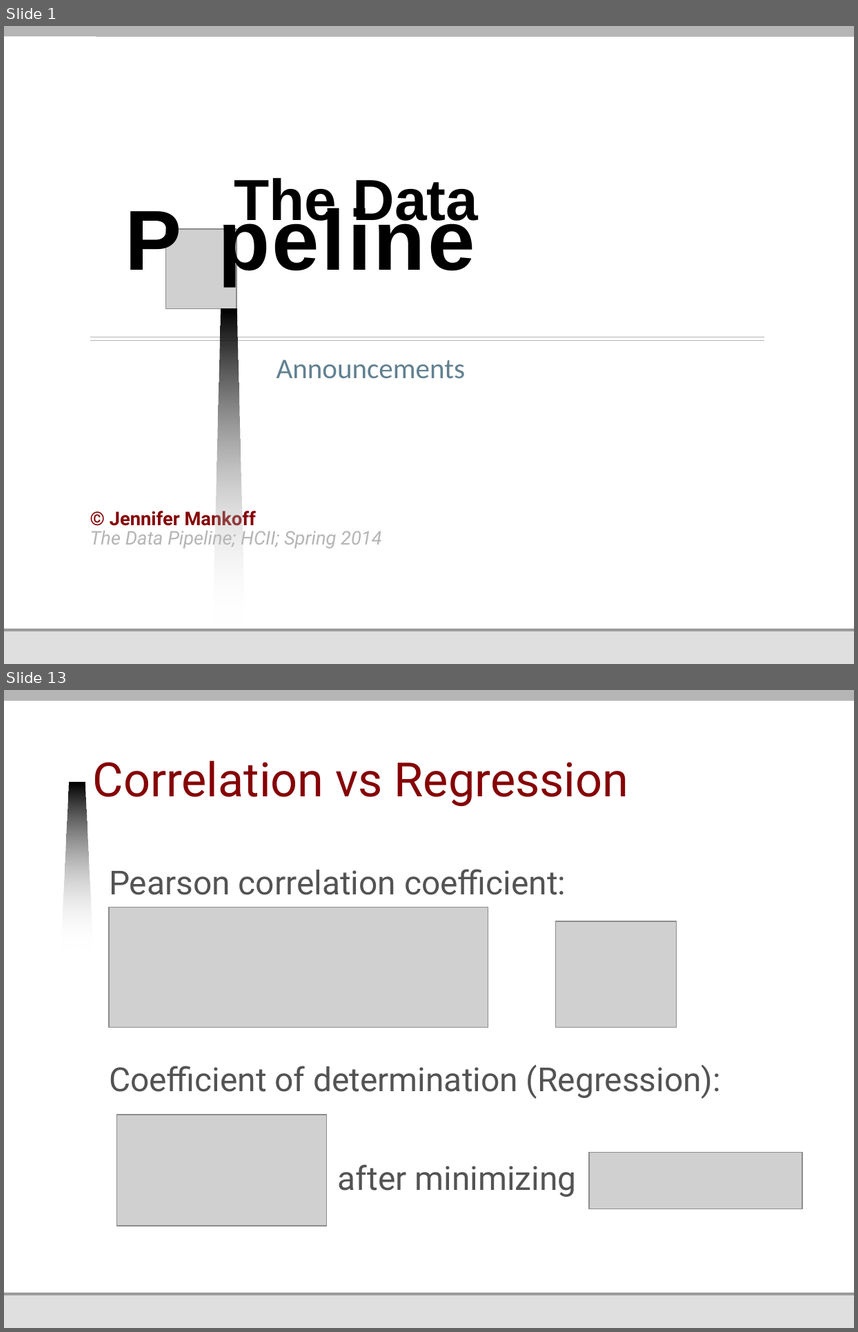
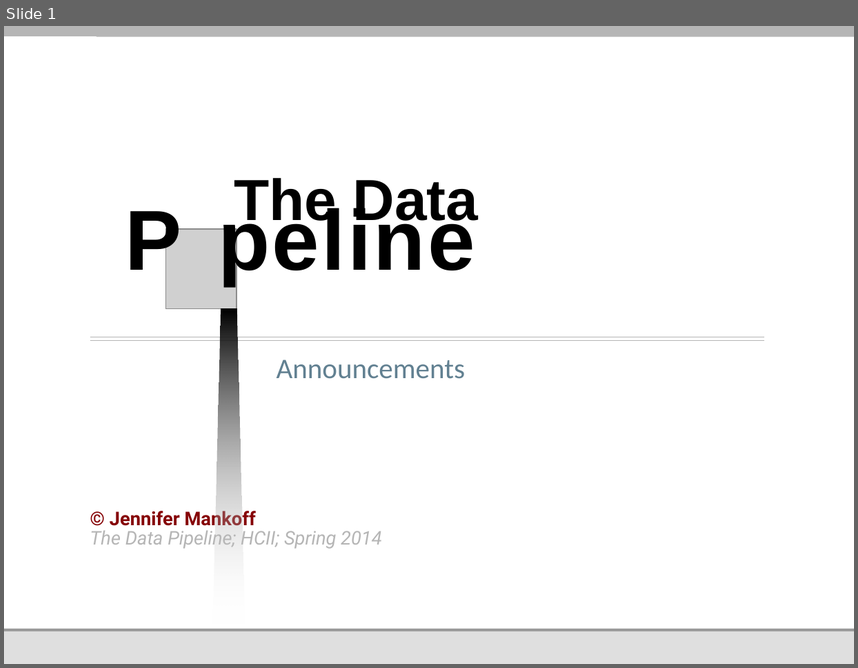
Before and after one commit to jmankoff/data, a slide deck: Lectures/12 Announcements.pptx. Shown one above the other, each under a label of ours: slides 1 and 13 before the commit, slide 1 after it; the slides between them are not shown. The pictures are 858x1332 and 858x668 pixels, drawn with LibreOffice and Linux fonts; fonts in the diff are those of the drawing; grey boxes stand for pictures; background and template pictures are left out. Boxes give left, top, right and bottom in pixels: in the first picture for what was removed or moved away, otherwise in the second. Text is boxed around its words. In the diff, an @@ line names an element or a change of style, - is before the commit and + after.

```diff
--- a/Lectures/12 Announcements.pptx
+++ b/Lectures/12 Announcements.pptx
@@ slide 13 removed at [4,690,854,1328], background #FFFFFF; not listed: 5 template elements that a slide beside it also shows @@
@@ title removed at [93,760,629,807] @@
-Correlation vs Regression
@@ freeform shape removed at [61,782,93,949] @@
@@ text removed at [109,869,721,1196] @@
-Pearson correlation coefficient:
-Coefficient of determination (Regression):
-after minimizing
@@ picture removed at [109,907,488,1027] @@
@@ picture removed at [556,921,677,1027] @@
@@ picture removed at [117,1114,327,1225] @@
@@ picture removed at [589,1152,802,1208] @@
```
Also in this commit, not shown: 9 slides changed, 2 slides added, 14 other slides removed, 10 other files.
